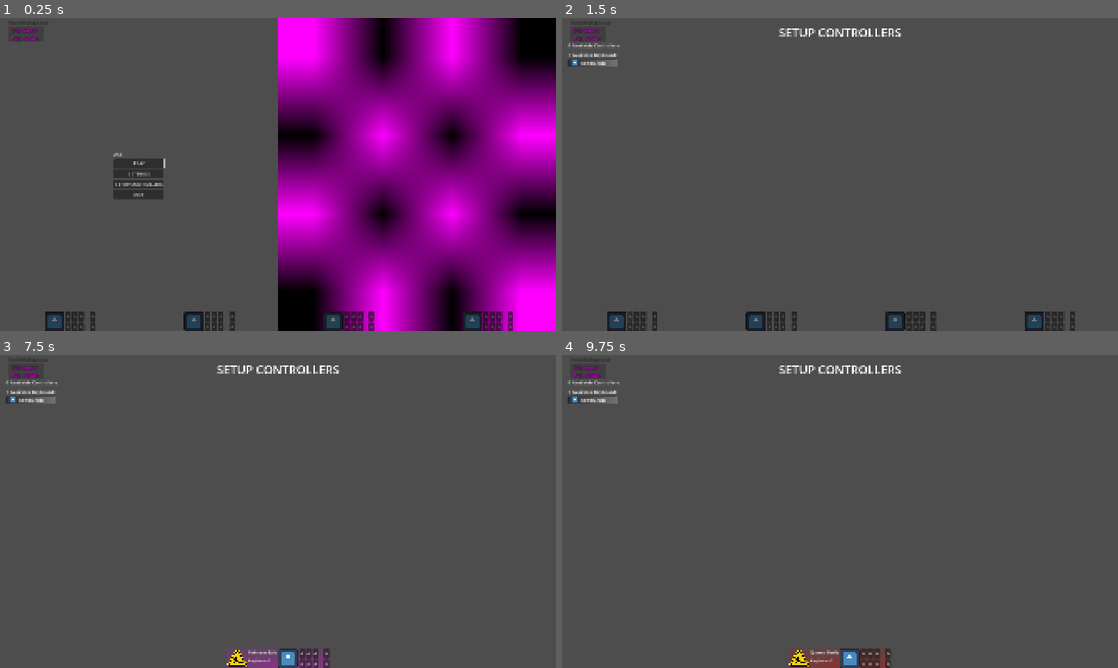
Above: before the commit, frames 1-4 (two rows, left to right).
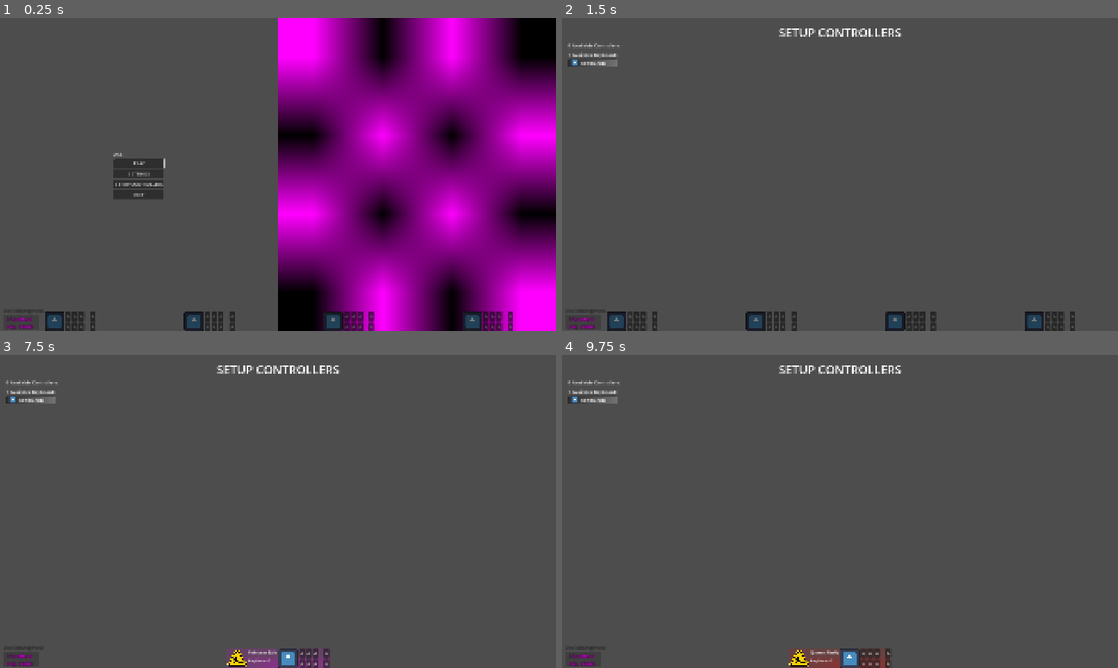
Above: after the commit, the same moments.

Repository: dogeMcdogeface/tower-game
Game: Godot game, scene res://views/ui_manager.tscn
The game is run twice, just before and just after one commit, with the same random seed, the same clock (stepped at 60 frames per second) and the same inputs. The engine's default icon, where the game draws it, is replaced by a stand-in: a white triangle on a blue panel in a dark square.
Inputs (mouse positions are in pixels of both pictures, inside the frame that each line leads up to):
- Up to frame 1 (0.25 s): no input
- Up to frame 2 (1.5 s): click "PLAY" at 0.5 s; click "A" at 1.25 s
- Up to frame 3 (7.5 s): click "A" at 2 s; click "A" at 2.75 s; click "A" at 3.5 s; click "A" at 4.25 s; click "A" at 5 s; click "A" at 5.75 s; click "A" at 6.5 s; tap Enter at 7.25 s; move the mouse to (400, 495) at 7.27 s; hold Right (player_right) from 7.28 s (still down); tap X (player_action1) at 7.35 s; click (400, 495) at 7.42 s
- Up to frame 4 (9.75 s): tap Space at 8, 9.5 s; move the mouse to (728, 527) at 8.02 s; release Right (player_right) at 8.03 s; hold Down (player_down) 8.03-8.78 s; tap Z (player_action2) at 8.1 s; click (728, 527) at 8.17 s; tap Enter at 8.75 s; move the mouse to (895, 442) at 8.77 s; hold Right (player_right) from 8.78 s (still down); tap Up (player_rotate) at 8.85 s; click (895, 442) at 8.92 s; move the mouse to (812, 574) at 9.52 s; tap X (player_action1) at 9.6 s; click (812, 574) at 9.67 s

The runs differ from the first frame. In frame 1, 0.2% of the frame differs, in the area x 1-7%, y 1-100%; in frame 2, 0.2%; in frame 3, 0.2%; in frame 4, 0.2%.

Commit message:
implemented basic next block display

Diff:
--- a/Game_Director.gd
+++ b/Game_Director.gd
@@ -24,7 +24,7 @@
 }
 
 var current_block_pool = "easy"
-var current_block_list_length = 50
+var current_block_list_length = 500
 var current_block_list = []
 
 
--- a/Globals/Debug.gd
+++ b/Globals/Debug.gd
@@ -69,6 +69,6 @@
 	if event.is_action_pressed("debug_add_player"):
 		debug_add_dummy_player()
 	if event.is_action_pressed("debug_warpspeed"):
-		Engine.time_scale = 5
+		Engine.time_scale = 20
 	if event.is_action_released("debug_warpspeed"):
 		Engine.time_scale = 1
--- a/tower_builder.gd
+++ b/tower_builder.gd
@@ -1,16 +1,16 @@
 class_name TowerBuilder extends Node2D
 
-var _assigned_player: Player
+#var _assigned_player: Player
 var target_input = -1
 var assigned_player: Player:
 	set(value):
-		_assigned_player = value
+		assigned_player = value
 		if value:
 			target_input = value.target_input
 		else:
 			target_input = null
 	get:
-		return _assigned_player
+		return assigned_player
 
 
 
--- a/tower_builder.tscn
+++ b/tower_builder.tscn
@@ -1,7 +1,7 @@
 [gd_scene load_steps=11 format=3 uid="uid://bgtt6psvobs7s"]
 
 [ext_resource type="Script" uid="uid://uyth7v848ih0" path="res://tower_builder.gd" id="1_6fbt4"]
-[ext_resource type="Texture2D" uid="uid://h2687wdrdaeb" path="res://Untitled.png" id="1_hdix6"]
+[ext_resource type="Texture2D" uid="uid://h2687wdrdaeb" path="res://assets/Untitled.png" id="1_hdix6"]
 [ext_resource type="Script" uid="uid://bp20a2goidagv" path="res://debug_grid.gd" id="3_6fbt4"]
 [ext_resource type="PackedScene" uid="uid://c56uiv3f0vbhs" path="res://blocks/static_block.tscn" id="3_dlkxs"]
 
--- /dev/null
+++ b/ui_elements/block_display.gd
@@ -0,0 +1,30 @@
+extends TextureRect
+
+var block_instance: Block
+
+# Called when the node enters the scene tree for the first time.
+func _ready() -> void:
+	pass # Replace with function body.
+
+
+# Called every frame. 'delta' is the elapsed time since the previous frame.
+func _process(delta: float) -> void:
+	pass
+
+func set_preview(bloc_resource:PackedScene) -> void:
+	var block_parent = $SubViewport
+	# Remove previous block if it exists
+	if block_instance:
+		block_instance.queue_free()
+
+	if !bloc_resource: return
+	block_instance = bloc_resource.instantiate(PackedScene.GEN_EDIT_STATE_DISABLED)
+	block_instance.set_physics_process(false)
+	block_parent.add_child(block_instance)
+
+	var aabb = block_instance.get_combined_aabb()
+	var s = 1.1 * max(aabb.size.x, aabb.size.y)
+	#print("Block size:", aabb.size, " Viewport size:", s)
+
+	$SubViewport.size = Vector2(s, s)
+	block_instance.position = Vector2.ZERO  # or center as needed
--- /dev/null
+++ b/ui_elements/block_display.tscn
@@ -0,0 +1,19 @@
+[gd_scene load_steps=3 format=3 uid="uid://n3as7h18wn8w"]
+
+[ext_resource type="Script" uid="uid://cm41g4bhgo0l4" path="res://ui_elements/block_display.gd" id="1_pokxs"]
+
+[sub_resource type="ViewportTexture" id="ViewportTexture_pokxs"]
+viewport_path = NodePath("SubViewport")
+
+[node name="block_display" type="TextureRect"]
+custom_minimum_size = Vector2(50, 50)
+texture = SubResource("ViewportTexture_pokxs")
+expand_mode = 1
+stretch_mode = 5
+script = ExtResource("1_pokxs")
+
+[node name="SubViewport" type="SubViewport" parent="."]
+transparent_bg = true
+
+[node name="Camera2D" type="Camera2D" parent="SubViewport"]
+ignore_rotation = false
--- /dev/null
+++ b/ui_elements/next_block_display.gd
@@ -0,0 +1,50 @@
+extends Control
+
+
+var assigned_tower_builder:TowerBuilder
+var assigned_player: Player
+
+@onready var Label_count: Label = find_child("Label_count")
+@onready var scroll_container:ScrollContainer = find_child("ScrollContainer")
+@onready var icons = [
+	find_child("block_display"),
+	find_child("block_display2"),
+	find_child("block_display3"),
+	find_child("block_display4"),
+	find_child("block_display5"),
+	]
+
+# Called when the node enters the scene tree for the first time.
+func _ready() -> void:
+	pass # Replace with function body.
+
+var last_block_list_size = 0
+# Called every frame. 'delta' is the elapsed time since the previous frame.
+func _process(delta: float) -> void:
+	if !assigned_player: return
+	if !assigned_tower_builder:get_tower_builder_for_player()
+
+	Label_count.text = str(assigned_tower_builder.block_list.size())
+
+	if(last_block_list_size != assigned_tower_builder.block_list.size()):
+		animate_icons()
+
+
+func animate_icons():
+	print(scroll_container)
+	print("updating icons")
+	last_block_list_size = assigned_tower_builder.block_list.size()
+	for i in icons.size():
+		var block_index := -1 * (i + 1)
+		var block = null
+		if abs(block_index) <= assigned_tower_builder.block_list.size():
+			block = assigned_tower_builder.block_list[block_index]
+		icons[i].set_preview(block)
+
+
+func get_tower_builder_for_player():
+	for tb in get_tree().get_nodes_in_group("tower_builders"):
+		if tb.assigned_player == assigned_player:
+			assigned_tower_builder = tb
+			return
+	assigned_tower_builder = null
--- /dev/null
+++ b/ui_elements/next_block_display.tscn
@@ -0,0 +1,84 @@
+[gd_scene load_steps=8 format=3 uid="uid://ce6wq0tge70jl"]
+
+[ext_resource type="Script" uid="uid://b8ynkmj48l3ix" path="res://ui_elements/next_block_display.gd" id="1_a3qfh"]
+[ext_resource type="Texture2D" uid="uid://jqb6tdjea1op" path="res://assets/Blueprint-background.png" id="2_jsvhj"]
+[ext_resource type="PackedScene" uid="uid://n3as7h18wn8w" path="res://ui_elements/block_display.tscn" id="3_bf0wq"]
+
+[sub_resource type="ViewportTexture" id="ViewportTexture_38lgf"]
+viewport_path = NodePath("SubViewport")
+
+[sub_resource type="ViewportTexture" id="ViewportTexture_gdfh3"]
+viewport_path = NodePath("SubViewport")
+
+[sub_resource type="ViewportTexture" id="ViewportTexture_r30nd"]
+viewport_path = NodePath("SubViewport")
+
+[sub_resource type="ViewportTexture" id="ViewportTexture_bmolv"]
+viewport_path = NodePath("SubViewport")
+
+[node name="Next_Block_Display" type="Control"]
+layout_mode = 3
+anchors_preset = 0
+script = ExtResource("1_a3qfh")
+
+[node name="MarginContainer" type="MarginContainer" parent="."]
+layout_mode = 1
+offset_right = 145.0
+offset_bottom = 200.0
+
+[node name="NinePatchRect" type="NinePatchRect" parent="MarginContainer"]
+layout_mode = 2
+texture = ExtResource("2_jsvhj")
+region_rect = Rect2(572, 301.5, 84, 82.5)
+axis_stretch_horizontal = 2
+axis_stretch_vertical = 2
+
+[node name="Control" type="Control" parent="MarginContainer"]
+layout_mode = 2
+
+[node name="Label_count" type="Label" parent="MarginContainer/Control"]
+layout_mode = 2
+offset_right = 29.0
+offset_bottom = 69.0
+size_flags_horizontal = 0
+size_flags_vertical = 0
+theme_override_font_sizes/font_size = 50
+text = "3"
+
+[node name="ScrollContainer" type="ScrollContainer" parent="MarginContainer/Control"]
+layout_mode = 2
+offset_left = 56.0
+offset_top = 10.0
+offset_right = 169.0
+offset_bottom = 170.0
+size_flags_horizontal = 3
+mouse_filter = 2
+horizontal_scroll_mode = 0
+vertical_scroll_mode = 3
+
+[node name="VBoxContainer" type="VBoxContainer" parent="MarginContainer/Control/ScrollContainer"]
+layout_mode = 2
+size_flags_horizontal = 3
+
+[node name="block_display" parent="MarginContainer/Control/ScrollContainer/VBoxContainer" instance=ExtResource("3_bf0wq")]
+layout_mode = 2
+texture = SubResource("ViewportTexture_38lgf")
+
+[node name="block_display2" parent="MarginContainer/Control/ScrollContainer/VBoxContainer" instance=ExtResource("3_bf0wq")]
+layout_mode = 2
+texture = SubResource("ViewportTexture_gdfh3")
+
+[node name="block_display3" parent="MarginContainer/Control/ScrollContainer/VBoxContainer" instance=ExtResource("3_bf0wq")]
+layout_mode = 2
+texture = SubResource("ViewportTexture_r30nd")
+
+[node name="block_display4" parent="MarginContainer/Control/ScrollContainer/VBoxContainer" instance=ExtResource("3_bf0wq")]
+layout_mode = 2
+texture = SubResource("ViewportTexture_bmolv")
+
+[node name="block_display5" parent="MarginContainer/Control/ScrollContainer/VBoxContainer" instance=ExtResource("3_bf0wq")]
+layout_mode = 2
+texture = SubResource("ViewportTexture_bmolv")
+
+[node name="HBoxContainer" type="HBoxContainer" parent="MarginContainer"]
+layout_mode = 2
--- a/ui_elements/next_piece_display.gd
+++ /dev/null
@@ -1,16 +0,0 @@
-extends Control
-
-var assigned_player: Player
-
-
-
-
-# Called when the node enters the scene tree for the first time.
-func _ready() -> void:
-	pass # Replace with function body.
-
-
-# Called every frame. 'delta' is the elapsed time since the previous frame.
-func _process(delta: float) -> void:
-	#print("i'm a display ", assigned_player)
-	pass
--- a/ui_elements/next_piece_display.tscn
+++ /dev/null
@@ -1,16 +0,0 @@
-[gd_scene load_steps=2 format=3 uid="uid://ce6wq0tge70jl"]
-
-[ext_resource type="Script" uid="uid://b8ynkmj48l3ix" path="res://ui_elements/next_piece_display.gd" id="1_alc6d"]
-
-[node name="Next_Piece_Display" type="Control"]
-layout_mode = 3
-anchors_preset = 0
-script = ExtResource("1_alc6d")
-
-[node name="Label" type="Label" parent="."]
-layout_mode = 2
-offset_right = 60.0
-offset_bottom = 23.0
-size_flags_horizontal = 0
-size_flags_vertical = 0
-text = "asssasd"
--- a/viewport_tower_builder.tscn
+++ b/viewport_tower_builder.tscn
@@ -1,7 +1,7 @@
 [gd_scene load_steps=4 format=3 uid="uid://dkah6rykgvye0"]
 
 [ext_resource type="PackedScene" uid="uid://bgtt6psvobs7s" path="res://tower_builder.tscn" id="1_64jmk"]
-[ext_resource type="PackedScene" uid="uid://ce6wq0tge70jl" path="res://ui_elements/next_piece_display.tscn" id="1_btwkg"]
+[ext_resource type="PackedScene" uid="uid://ce6wq0tge70jl" path="res://ui_elements/next_block_display.tscn" id="1_btwkg"]
 
 [sub_resource type="ViewportTexture" id="ViewportTexture_dk36c"]
 viewport_path = NodePath("SubViewport")
--- a/views/ui_manager.tscn
+++ b/views/ui_manager.tscn
@@ -51,19 +51,19 @@
 [node name="GridContainer_player_icons" parent="overlays" instance=ExtResource("5_lky65")]
 
 [node name="Label_version" type="Label" parent="overlays"]
-offset_left = 30.0
-offset_top = 5.0
-offset_right = 157.0
-offset_bottom = 28.0
+offset_left = 13.0
+offset_top = 1000.0
+offset_right = 140.0
+offset_bottom = 1023.0
 text = "Version: 000.000"
 label_settings = SubResource("LabelSettings_kk8bv")
 script = ExtResource("7_aolcw")
 
 [node name="ColorRect" type="ColorRect" parent="overlays"]
-offset_left = 30.0
-offset_top = 29.0
-offset_right = 147.0
-offset_bottom = 82.0
+offset_left = 13.0
+offset_top = 1024.0
+offset_right = 130.0
+offset_bottom = 1077.0
 color = Color(0, 0, 0, 0.172549)
 
 [node name="Label_fps" type="Label" parent="overlays/ColorRect"]
Not shown, changed: addons/detail_time_tracker/record.json
Binary file added: assets/Blueprint-background.png
Not shown, changed: assets/Blueprint-background.png.import
Renamed: Untitled.png -> assets/Untitled.png
Not shown, added: assets/Untitled.png.import
Not shown, added: ui_elements/block_display.gd.uid
Renamed: ui_elements/next_piece_display.gd.uid -> ui_elements/next_block_display.gd.uid
